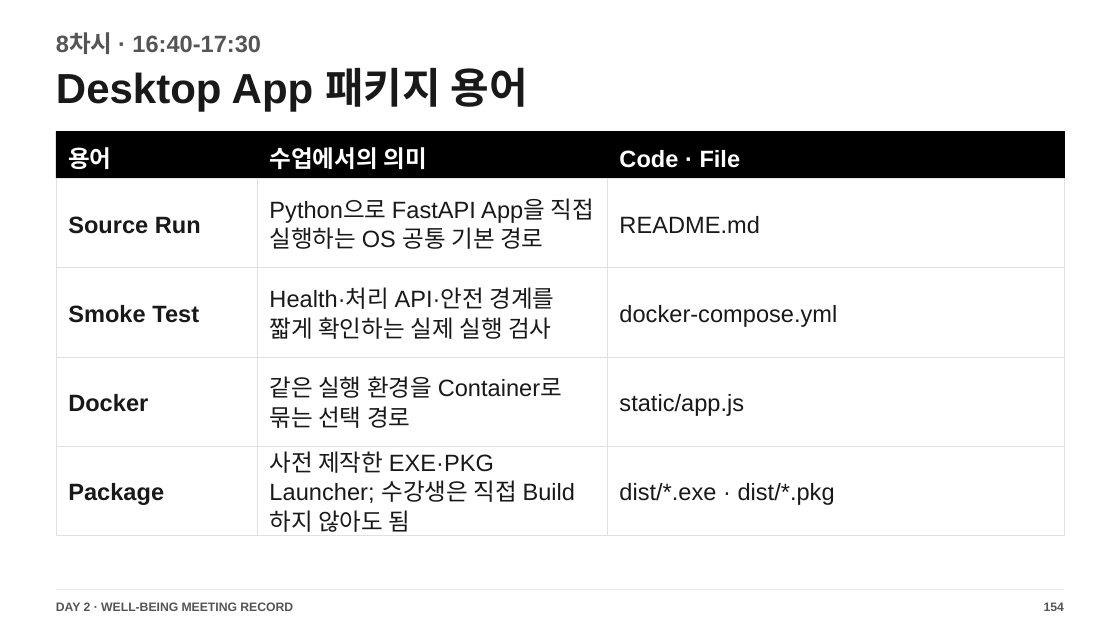
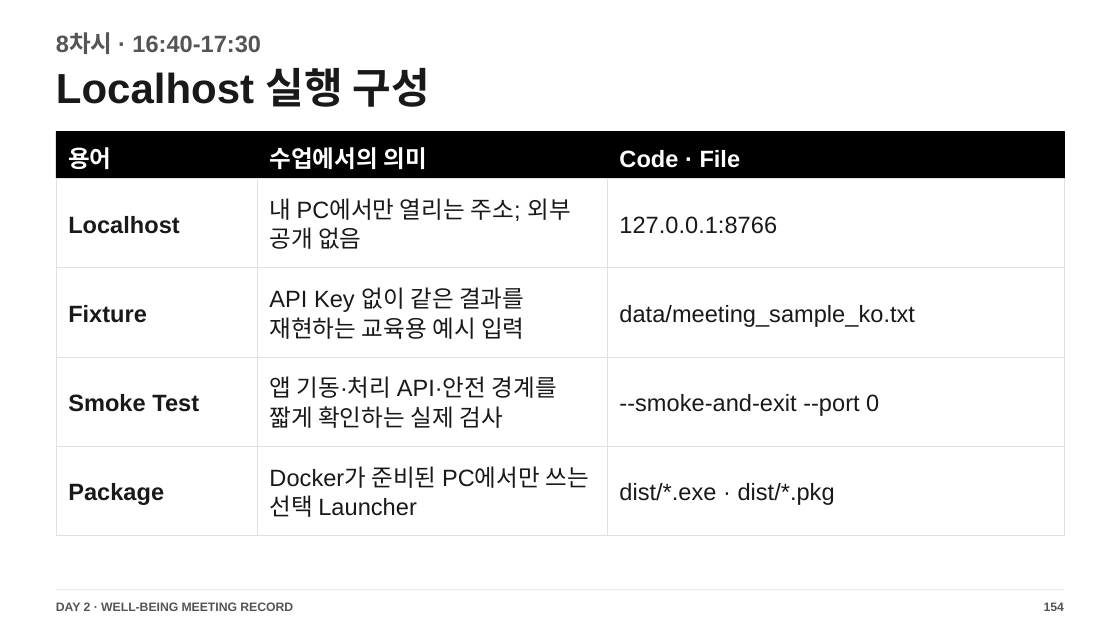
Before and after one commit to smilesjcha/llm-agent-and-workflow-automation, a slide deck: slide 154 of slides/IPA_LLM_Agent_업무자동화_Day2_2026_STUDENT_READY_176p.pptx. Drawn at 1120x630 pixels with LibreOffice and Linux fonts; fonts in the diff are those of the drawing. Boxes give left, top, right and bottom in pixels: in the first picture for what was removed or moved away, otherwise in the second. Text is boxed around its words. In the diff, an @@ line names an element or a change of style, - is before the commit and + after.

Commit message:
docs(day2): align class 8 localhost tutorial

```diff
--- a/slides/IPA_LLM_Agent_업무자동화_Day2_2026_STUDENT_READY_176p.pptx
+++ b/slides/IPA_LLM_Agent_업무자동화_Day2_2026_STUDENT_READY_176p.pptx
@@ text at (x1=56, y1=68, x2=430, y2=107): text changed @@
-Desktop App 패키지 용어
+Localhost 실행 구성
@@ text at (x1=269, y1=198, x2=570, y2=249): text changed @@
-Python으로 FastAPI App을 직접 실행하는 OS 공통 기본 경로
+내 PC에서만 열리는 주소; 외부 공개 없음
@@ text at (x1=68, y1=216, x2=180, y2=234): text changed @@
-Source Run
+Localhost
@@ text at (x1=619, y1=216, x2=777, y2=234): text changed @@
-README.md
+127.0.0.1:8766
@@ text at (x1=269, y1=287, x2=524, y2=339): text changed @@
-Health·처리 API·안전 경계를 짧게 확인하는 실제 실행 검사
+API Key 없이 같은 결과를 재현하는 교육용 예시 입력
@@ text added at (x1=68, y1=305, x2=147, y2=323), 20.2 pt, text #191919, bold @@
+Fixture
@@ text at (x1=619, y1=305, x2=914, y2=327): text changed @@
-docker-compose.yml
+data/meeting_sample_ko.txt
@@ text "Smoke Test" moved from (x1=68, y1=305, x2=199, y2=323) to (x1=68, y1=394, x2=199, y2=412) @@
@@ text at (x1=269, y1=376, x2=557, y2=428): text changed @@
-같은 실행 환경을 Container로 묶는 선택 경로
+앱 기동·처리 API·안전 경계를 짧게 확인하는 실제 검사
@@ text removed at (x1=68, y1=394, x2=148, y2=412) @@
-Docker
@@ text at (x1=619, y1=394, x2=879, y2=416): text changed @@
-static/app.js
+--smoke-and-exit --port 0
@@ text at (x1=269, y1=466, x2=588, y2=517): text changed @@
-사전 제작한 EXE·PKG Launcher; 수강생은 직접 Build하지 않아도 됨
+Docker가 준비된 PC에서만 쓰는 선택 Launcher
```
Also in this commit, not shown: 44 other slides changed, 12 other files.
